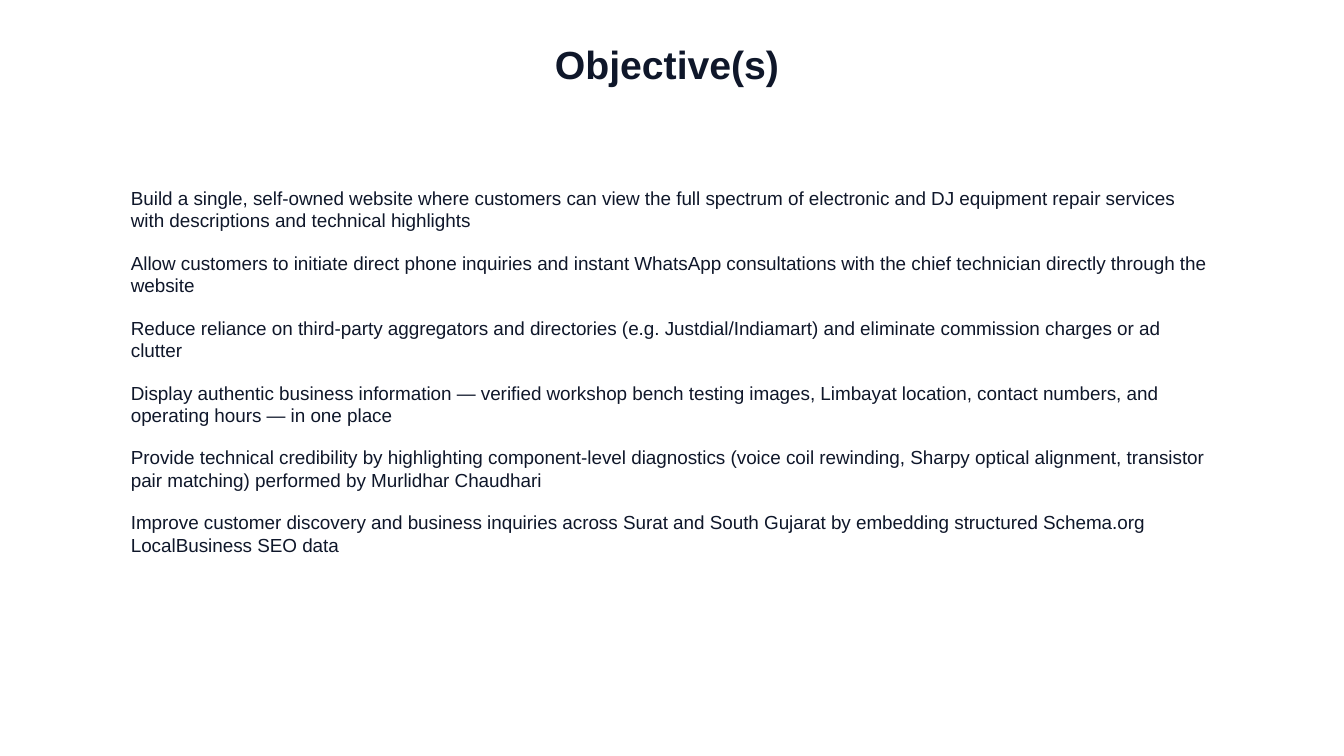
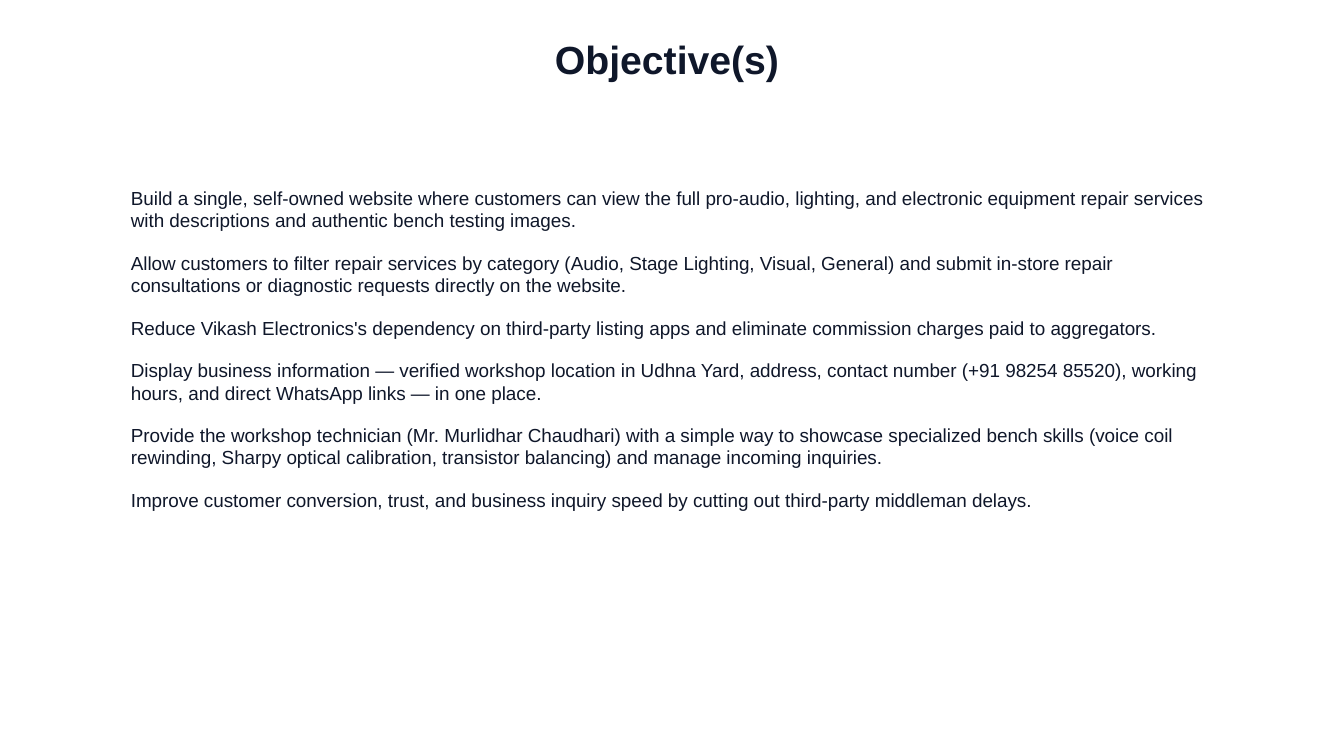
Before and after one commit to Prathmesh-oss/vikash-electronics, a slide deck: slide 5 of Vikash_Electronics_Complete_Academic_Presentation.pptx. Drawn at 1344x756 pixels with LibreOffice and Linux fonts; fonts in the diff are those of the drawing. Boxes give left, top, right and bottom in pixels: in the first picture for what was removed or moved away, otherwise in the second. Text is boxed around its words. In the diff, an @@ line names an element or a change of style, - is before the commit and + after.

```diff
--- a/Vikash_Electronics_Complete_Academic_Presentation.pptx
+++ b/Vikash_Electronics_Complete_Academic_Presentation.pptx
@@ text "Objective(s)": place and size @@
-text "Objective(s)" at <box>555,50,779,87</box>
+text "Objective(s)" at <box>555,45,779,82</box>
@@ text at <box>131,191,1203,511</box>: text changed @@
-Build a single, self-owned website where customers can view the full spectrum of electronic and DJ equipment repair services with descriptions and technical highlights
-Allow customers to initiate direct phone inquiries and instant WhatsApp consultations with the chief technician directly through the website
-Reduce reliance on third-party aggregators and directories (e.g. Justdial/Indiamart) and eliminate commission charges or ad clutter
-Display authentic business information — verified workshop bench testing images, Limbayat location, contact numbers, and operating hours — in one place
-Provide technical credibility by highlighting component-level diagnostics (voice coil rewinding, Sharpy optical alignment, transistor pair matching) performed by Murlidhar Chaudhari
-Improve customer discovery and business inquiries across Surat and South Gujarat by embedding structured Schema.org LocalBusiness SEO data
+Build a single, self-owned website where customers can view the full pro-audio, lighting, and electronic equipment repair services with descriptions and authentic bench testing images.
+Allow customers to filter repair services by category (Audio, Stage Lighting, Visual, General) and submit in-store repair consultations or diagnostic requests directly on the website.
+Reduce Vikash Electronics's dependency on third-party listing apps and eliminate commission charges paid to aggregators.
+Display business information — verified workshop location in Udhna Yard, address, contact number (+91 98254 85520), working hours, and direct WhatsApp links — in one place.
+Provide the workshop technician (Mr. Murlidhar Chaudhari) with a simple way to showcase specialized bench skills (voice coil rewinding, Sharpy optical calibration, transistor balancing) and manage incoming inquiries.
+Improve customer conversion, trust, and business inquiry speed by cutting out third-party middleman delays.
```
Also in this commit, not shown: 21 other slides changed, 5 slides added, 11 slides removed, 9 other files.
